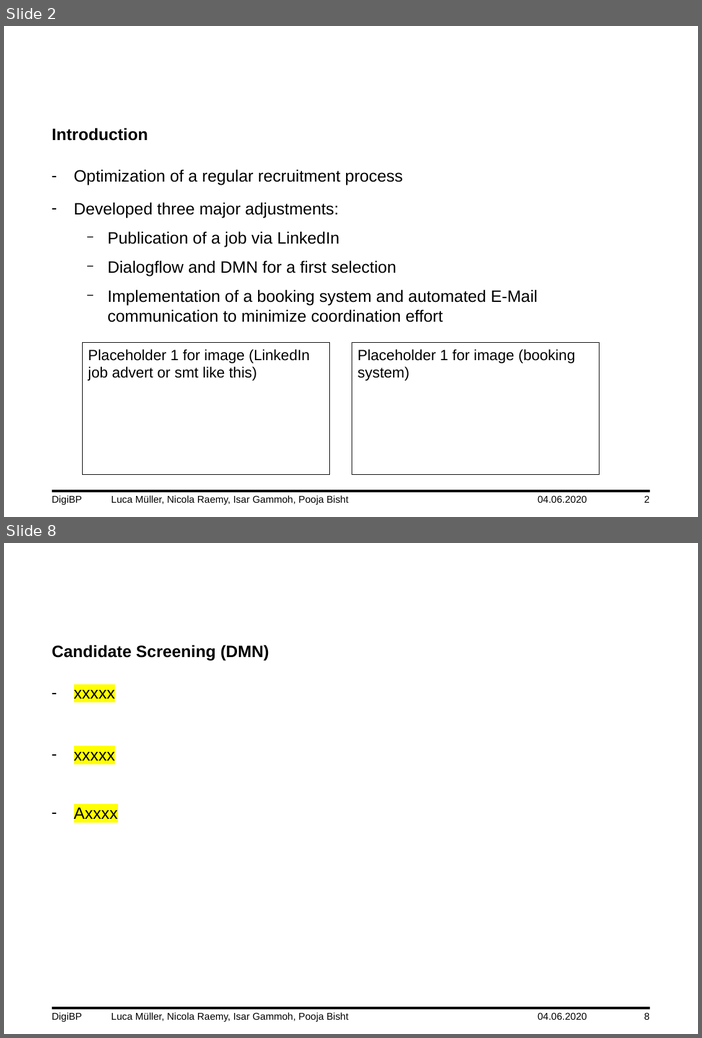
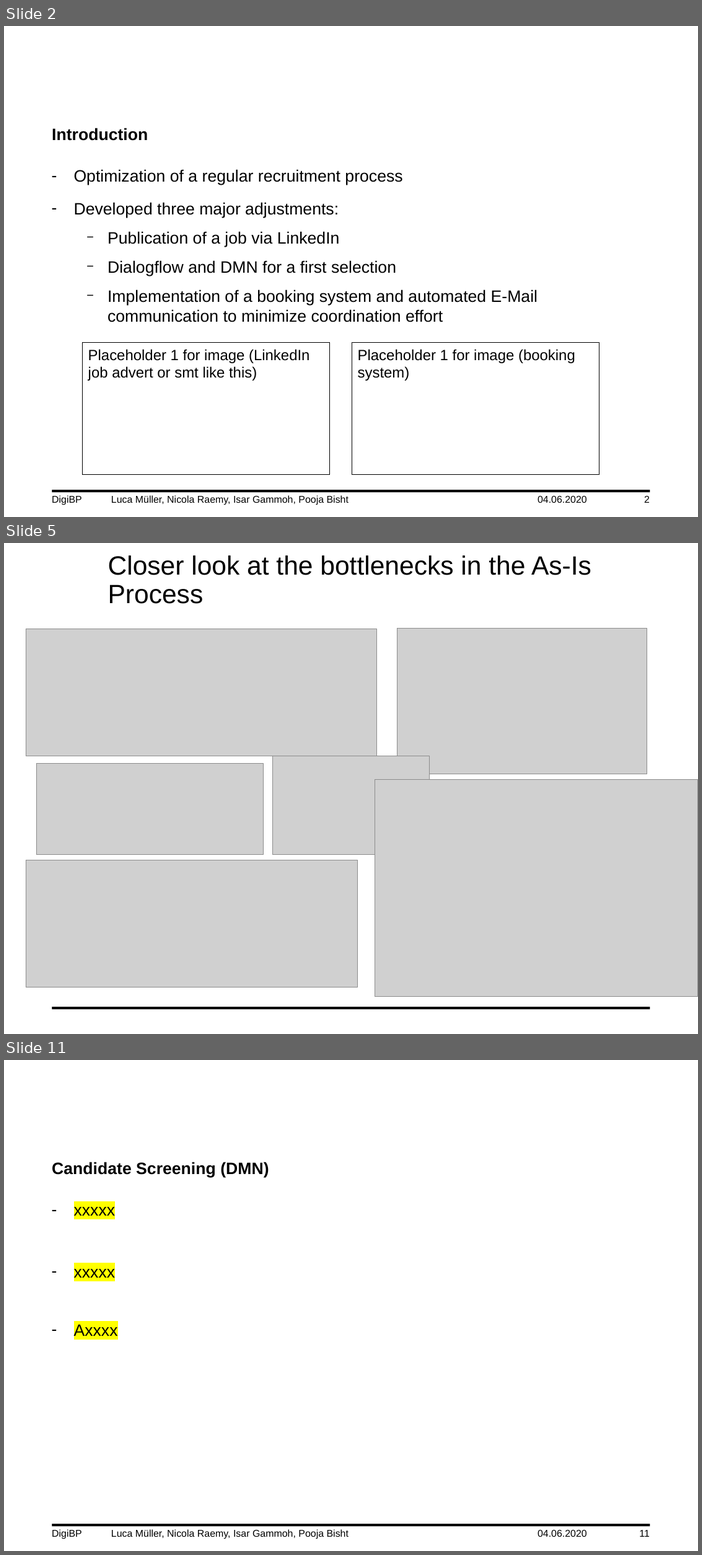
Before and after one commit to DigiBP/DigiBP_DanishBlue, a slide deck: Presentation/DigiBP_DanishBlue_Presentation_V0.3.pptx. Shown one above the other, each under a label of ours: slides 2 and 8 before the commit, slides 2, 5 and 11 after it; the slides between them are not shown. The pictures are 702x1038 and 702x1555 pixels, drawn with LibreOffice and Linux fonts; fonts in the diff are those of the drawing; grey boxes stand for pictures; background and template pictures are left out. Boxes give left, top, right and bottom in pixels: in the first picture for what was removed or moved away, otherwise in the second. Text is boxed around its words. In the diff, an @@ line names an element or a change of style, - is before the commit and + after.

```diff
--- a/Presentation/DigiBP_DanishBlue_Presentation_V0.3.pptx
+++ b/Presentation/DigiBP_DanishBlue_Presentation_V0.3.pptx
@@ slide 5 added at box(4, 543, 698, 1034), background #FFFFFF; not listed: 1 template element that a slide beside it also shows @@
@@ title added at box(108, 555, 592, 604), 32 pt, text #000000 @@
+Closer look at the bottlenecks in the As-Is Process
@@ picture added at box(26, 629, 378, 756) @@
@@ picture added at box(397, 629, 648, 774) @@
@@ picture added at box(37, 763, 264, 854) @@
@@ picture added at box(273, 756, 430, 855) @@
@@ picture added at box(375, 780, 698, 997) @@
@@ picture added at box(26, 860, 358, 988) @@
@@ what was slide 8 is now slide 11 @@
@@ page number at box(640, 1530, 650, 1537): text changed @@
-8
+11
```
Also in this commit, not shown: 5 slides changed, 2 other slides added.
